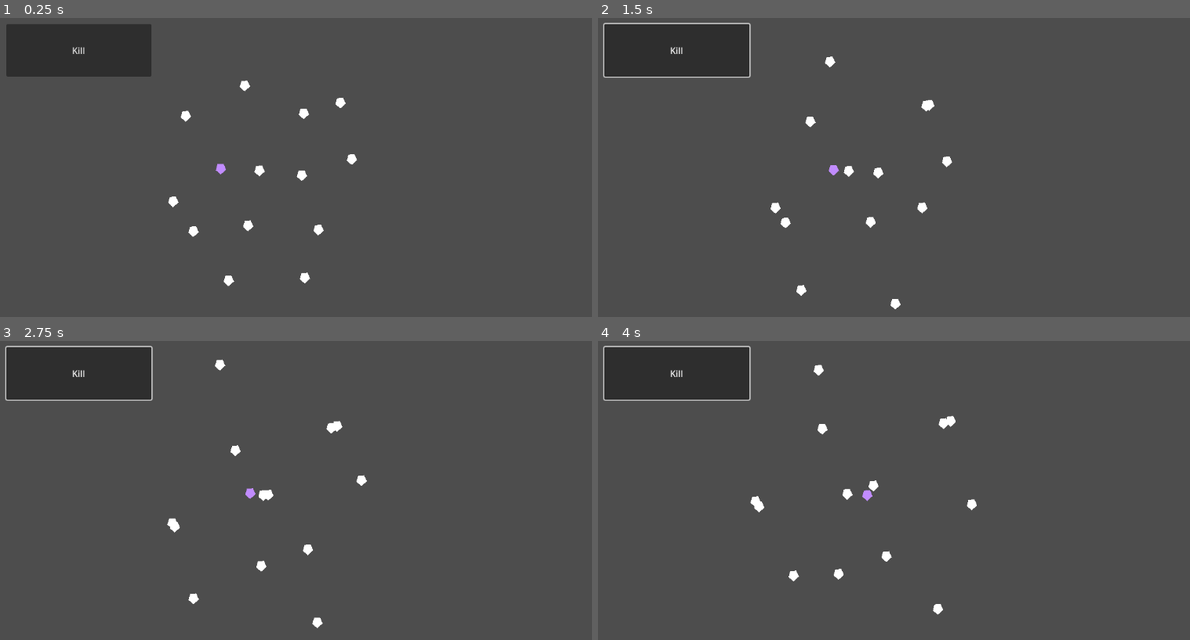
Above: before the commit, frames 1-4 (two rows, left to right).
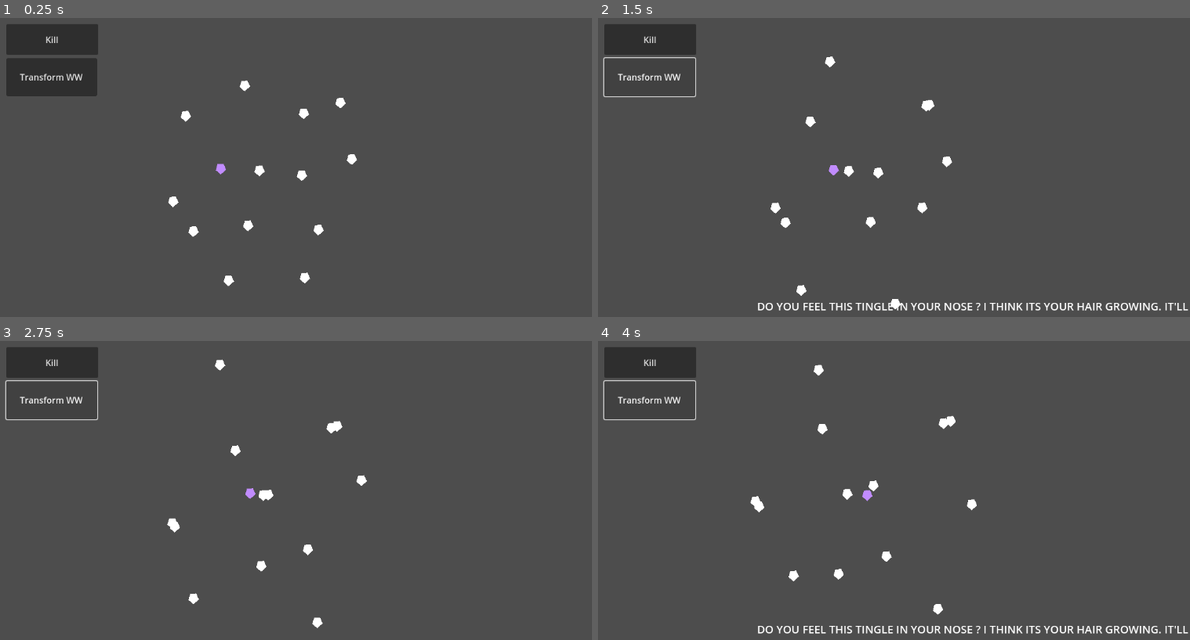
Above: after the commit, the same moments.

Repository: patator62180/Expelemalum
Game: Godot game, scene res://modules/world/world.tscn
Same seed, same stepped clock (60 frames per second), same inputs: the game is played once before the commit and once after it. Sound files missing from this copy of the repository are replaced by a short silence.
Inputs (mouse positions are in pixels of both pictures, inside the frame that each line leads up to):
- Up to frame 1 (0.25 s): no input
- Up to frame 2 (1.5 s): click "Kill" at 0.5 s; click (651, 77) at 1.25 s, where only the run after the commit has a clickable "Transform WW"
- Up to frame 3 (2.75 s): tap Enter at 2 s; hold Right (right) from 2.03 s (still down); tap Space (activate) at 2.1 s
- Up to frame 4 (4 s): release Right (right) at 2.78 s; hold Down (down) 2.78-3.53 s; tap Space (activate) at 2.85, 3.6 s; hold Right (right) from 3.53 s (still down)

The runs differ from the first frame. In frame 1, 2.8% of the frame differs, in the area x 1-26%, y 2-27%; in frame 2, 3.3%; in frame 3, 2.4%; in frame 4, 3.3%, in the area x 0-100%, y 1-98%.

Commit message:
Narration dictionnary n timout

Diff:
--- a/modules/debug/debug.gd
+++ b/modules/debug/debug.gd
@@ -4,3 +4,4 @@
 # Called when the node enters the scene tree for the first time.
 func _ready():
 	$ButtonKill.pressed.connect(GameState._on_kill)
+	$ButtonTransfWw.pressed.connect(GameState._on_transf_debug)
--- a/modules/debug/debug.tscn
+++ b/modules/debug/debug.tscn
@@ -16,6 +16,14 @@
 layout_mode = 0
 offset_left = 75.0
 offset_top = 40.0
-offset_right = 342.0
-offset_bottom = 137.0
+offset_right = 244.0
+offset_bottom = 97.0
 text = "Kill"
+
+[node name="ButtonTransfWw" type="Button" parent="."]
+layout_mode = 0
+offset_left = 75.0
+offset_top = 103.0
+offset_right = 242.0
+offset_bottom = 173.0
+text = "Transform WW"
--- a/modules/gameState/gameState.gd
+++ b/modules/gameState/gameState.gd
@@ -1,9 +1,24 @@
 extends Node
 
-signal updated
+signal updatedKill
+signal updatedTransformation(transformation)
 
 var KillCount : int = 0
+var SwipeCount : int = 0
+
+# FONCTION POUR LIEN AVEC LINTERFACE DEBUG UNIQUEMENT
+
+func _on_transf_debug():
+	_on_metamorph("Ww")
+
+####################################################
 
 func _on_kill():
 	KillCount += 1
-	emit_signal("updated")
+	emit_signal("updatedKill")
+
+
+func _on_metamorph(curse_nature : String):
+
+	SwipeCount += 1
+	emit_signal("updatedTransformation",curse_nature)
--- /dev/null
+++ b/modules/narration/Audio/Audio - narrationDictionnary.csv
@@ -0,0 +1,3 @@
+id,subtitle
+narration_ww_intro,Do you feel this tingle in your nose ? I think its your hair growing. It'll go well with your new werewolf fangs
+narration_firstKill_exorcist,Well you know who your enemies are… keep it up champ
--- a/modules/narration/narration.gd
+++ b/modules/narration/narration.gd
@@ -1,16 +1,59 @@
 extends Control
-
-
+@onready
+var lastLineSpoken : Timer = $LastLineSpoken
+@onready
+var subtitles : Dictionary = parseSubtitles()
 @onready
 var narratorStreamPlayer : AudioStreamPlayer = get_node("AudioStreamPlayer")
 @onready
 var narratorSubtitleLabel : Label = get_node("Label")
-enum AUDIO_LINE {Everyday , Exorcism, Intro, TooMuchTrigger}
+enum AUDIO_LINE {Everyday , Exorcism, Intro, TooMuchTrigger, narration_ww_intro}
 
 func _ready():
-	GameState.updated.connect(_on_game_state_updated)
+	GameState.updatedKill.connect(_on_game_state_kill)
+	GameState.updatedTransformation.connect(_on_game_state_metamorph)
+
+	var subtitles : Dictionary = parseSubtitles()
+	lastLineSpoken.start()
+
+func parseSubtitles(
+	id_column: String = "id",
+	delimiter: String = ","
+) -> Dictionary:
+	var file = FileAccess.open("res://modules/narration/Audio/Audio - narrationDictionnary.csv", FileAccess.READ)
+
+	var dict_data: Dictionary = {}
+
+	var line_index: int = -1
+	var column_headers: Array
+	while not file.eof_reached():
+		line_index += 1
+		var line: Array = file.get_csv_line(delimiter)
+
+		if line_index == 0:
+			column_headers = line
+		else:
+			var entry: Dictionary = {}
+			for column_index in column_headers.size():
+				var value = line[column_index] as String
+
+				# Detect bools.
+				if value is String:
+					var value_lower: String = value.to_lower()
+					if value_lower == "true":
+						value = true
+					elif value_lower == "false":
+						value = false
+
+				entry[column_headers[column_index]]	= value
+				if column_headers[column_index] == id_column:
+					dict_data[entry[id_column]] = entry
+
+	return dict_data
 
 func _play_line(lineName : AUDIO_LINE):
+	lastLineSpoken.stop()
+
 	var lineNameStr = AUDIO_LINE.keys()[lineName]
 	var subtitledAudioStream = load("res://modules/narration/Audio/"+lineNameStr+".tres")
 	if subtitledAudioStream != null:
@@ -19,13 +62,24 @@
 	else:
 		var audioStream = load("res://modules/narration/Audio/AudioSource/"+lineNameStr+".wav")
 		narratorStreamPlayer.stream = audioStream
-		narratorSubtitleLabel.text = "No Subtitle"
+		print(subtitles[lineNameStr]["subtitle"])
+		narratorSubtitleLabel.text = subtitles[lineNameStr]["subtitle"]
 	narratorStreamPlayer.play()
 
-func _on_game_state_updated():
-	if(GameState.KillCount == 1):
+	lastLineSpoken.start()
+
+func _on_game_state_kill():
 		_play_line(AUDIO_LINE.Everyday)
+
+func _on_game_state_metamorph(curse_nature : String):
+	if(curse_nature == "Ww"):
+		_play_line(AUDIO_LINE.narration_ww_intro)
 
 
 func _on_audio_stream_player_finished():
 	narratorSubtitleLabel.text = ""
+
+
+
+func _on_last_line_spoken_timeout():
+	_on_game_state_kill()
--- a/modules/narration/narration.tscn
+++ b/modules/narration/narration.tscn
@@ -32,4 +32,8 @@
 vertical_alignment = 1
 uppercase = true
 
+[node name="LastLineSpoken" type="Timer" parent="."]
+wait_time = 30.0
+
 [connection signal="finished" from="AudioStreamPlayer" to="." method="_on_audio_stream_player_finished"]
+[connection signal="timeout" from="LastLineSpoken" to="." method="_on_last_line_spoken_timeout"]
Not shown, added: modules/narration/Audio/Audio - narrationDictionnary.csv.import
Not shown, added: modules/narration/Audio/AudioSource/narration_ww_intro.wav.import
Not shown: 1 places in modules/narration/narration.tscn that only renumber resources
Not shown, added: modules/narration/Audio/AudioSource/narration_ww_intro.wav
